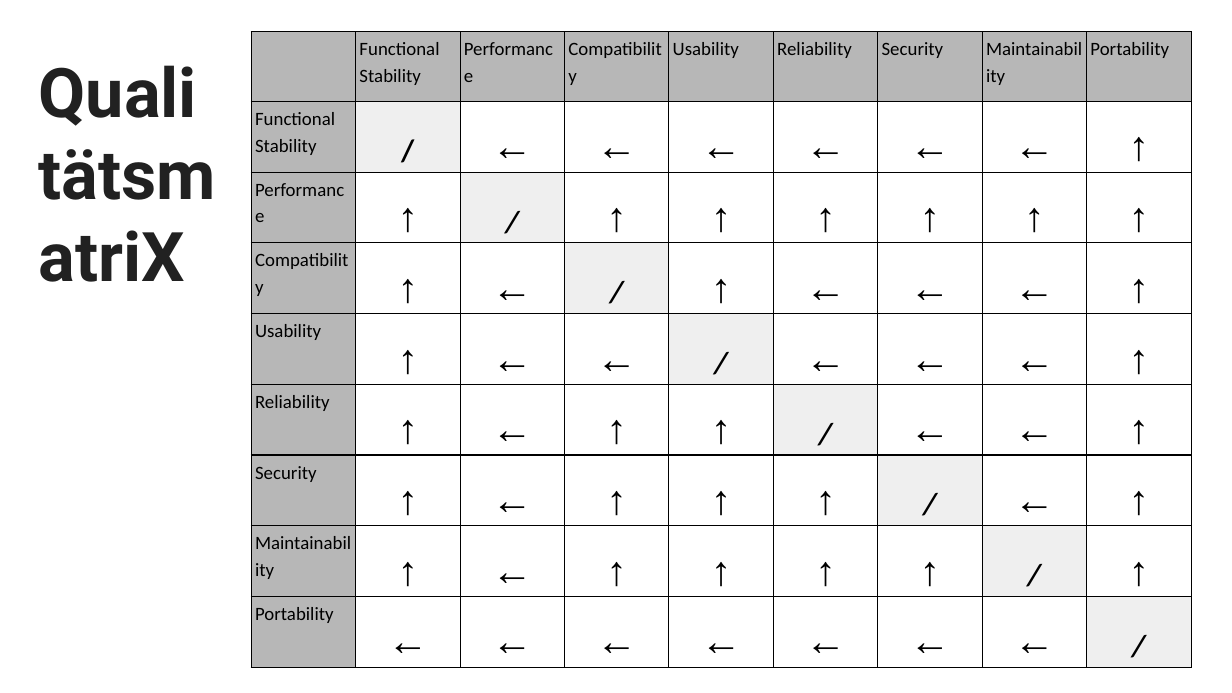
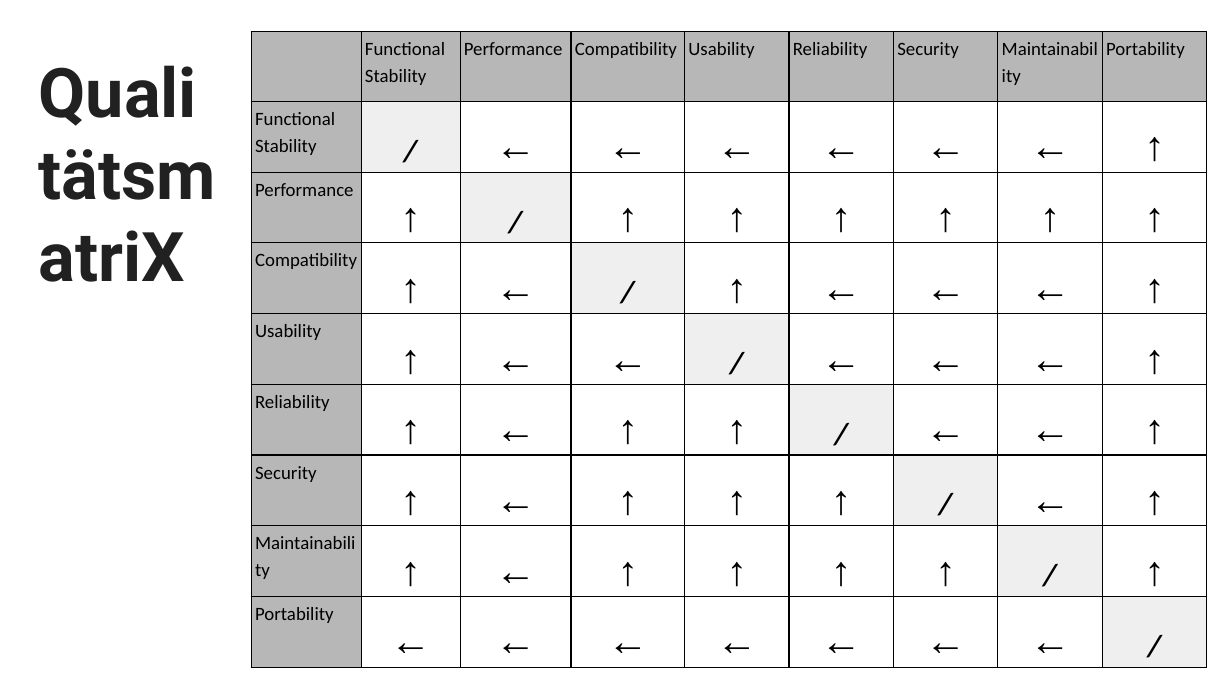
Before and after one commit to HeroPhil/DHBW-Fridge, a slide deck: slide 18 of presentation.pptx. Drawn at 1232x693 pixels with LibreOffice and Linux fonts; fonts in the diff are those of the drawing. Boxes give left, top, right and bottom in pixels: in the first picture for what was removed or moved away, otherwise in the second. Text is boxed around its words. In the diff, an @@ line names an element or a change of style, - is before the commit and + after.

Commit message:
fixed some more qualität form issues

```diff
--- a/presentation.pptx
+++ b/presentation.pptx
@@ table at [251, 32, 1207, 668] @@
@@ italic on in "/" @@
@@ table: place and size @@
-table at [251, 32, 1194, 668]
+table at [251, 32, 1207, 668]
```
